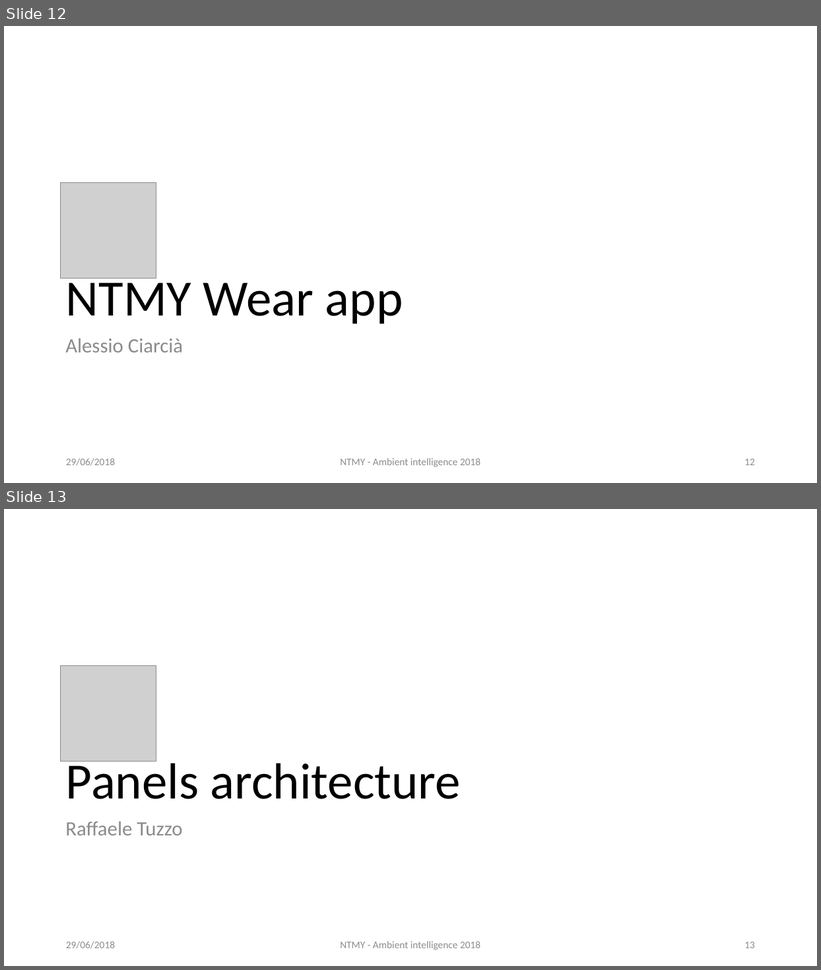
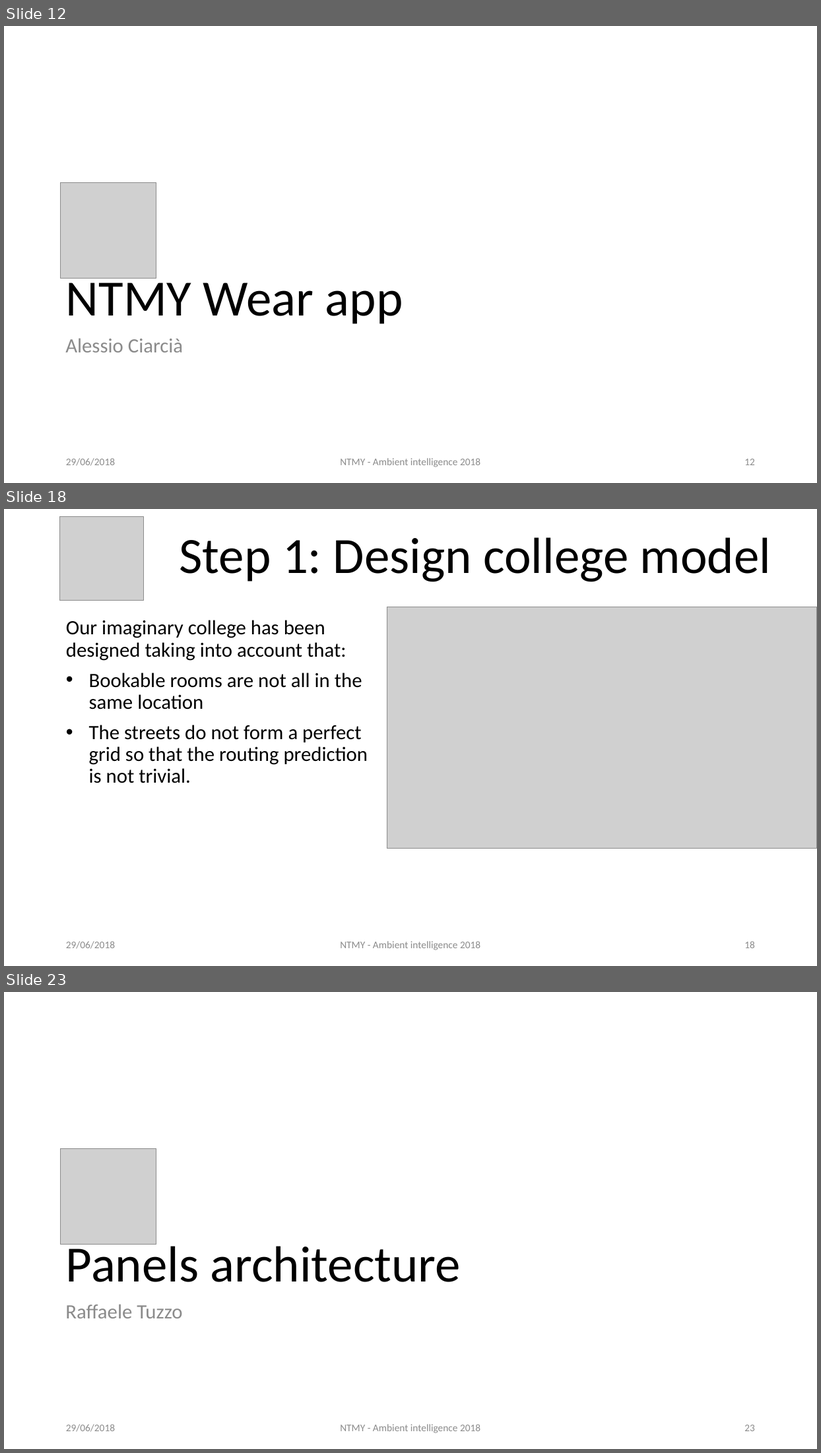
Before and after one commit to AmI-2018/NTMY-code, a slide deck: NTMY.pptx. Shown one above the other, each under a label of ours: slides 12 and 13 before the commit, slides 12, 18 and 23 after it; the slides between them are not shown. The pictures are 821x970 and 821x1453 pixels, drawn with LibreOffice and Linux fonts; fonts in the diff are those of the drawing; grey boxes stand for pictures. Boxes give left, top, right and bottom in pixels: in the first picture for what was removed or moved away, otherwise in the second. Text is boxed around its words. In the diff, an @@ line names an element or a change of style, - is before the commit and + after.

```diff
--- a/NTMY.pptx
+++ b/NTMY.pptx
@@ slide 18 added at (4, 509, 817, 966), background #FFFFFF @@
@@ picture added at (60, 517, 145, 601) @@
@@ title added at (180, 537, 771, 582), 60 pt, text #000000 @@
+Step 1: Design college model
@@ picture added at (387, 607, 817, 849) @@
@@ text added at (66, 620, 368, 784), 24 pt, text #000000 @@
+Our imaginary college has been designed taking into account that:
+• Bookable rooms are not all in the same location
+• The streets do not form a perfect grid so that the routing prediction is not trivial.
@@ text added at (66, 941, 115, 949), 12 pt, text #8C8C8C @@
+29/06/2018
@@ text added at (340, 941, 481, 951), 12 pt, text #8C8C8C @@
+NTMY - Ambient intelligence 2018
@@ page number added at (745, 941, 755, 949), 12 pt, text #8C8C8C @@
+18
@@ what was slide 13 is now slide 23 @@
@@ page number at (745, 1425, 755, 1432): text changed @@
-13
+23
```
Also in this commit, not shown: 9 other slides added, 1 other file.
